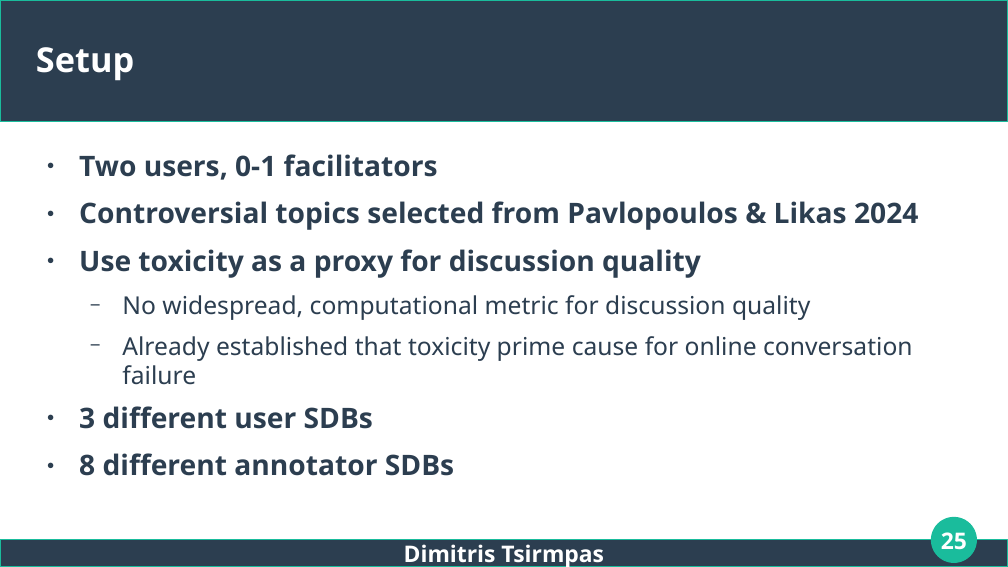
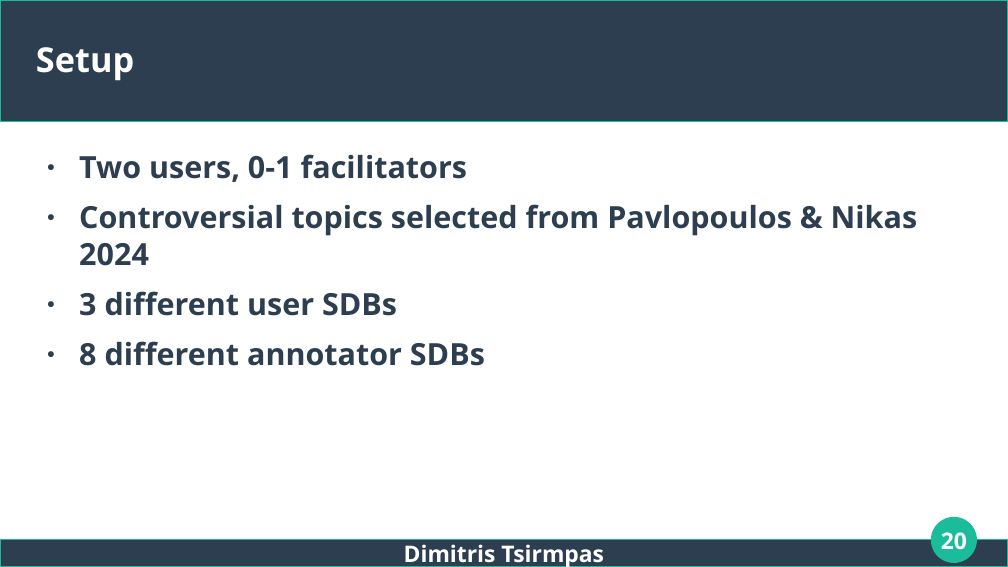
Before and after one commit to dimits-ts/llm_moderation_research, a slide deck: slide 20 of presentations/thesis.odp (slide 25 before the commit). Drawn at 1008x567 pixels with LibreOffice and Linux fonts; fonts in the diff are those of the drawing. Boxes give left, top, right and bottom in pixels: in the first picture for what was removed or moved away, otherwise in the second. Text is boxed around its words. In the diff, an @@ line names an element or a change of style, - is before the commit and + after.

```diff
--- a/presentations/thesis.odp
+++ b/presentations/thesis.odp
@@ text at (x1=79, y1=154, x2=485, y2=366): size 22.2 to 24 pt in "Two users, 0-1 facilitators", "3 different user SDBs", "8 different annotator SDBs" @@
@@ text at (x1=79, y1=204, x2=918, y2=266): text changed; size 19.4 to 24 pt; bold on @@
-● Controversial topics selected from Pavlopoulos & Likas 2024
-● Use toxicity as a proxy for discussion quality
-  − No widespread, computational metric for discussion quality
-  − Already established that toxicity prime cause for online conversation failure
+● Controversial topics selected from Pavlopoulos & Nikas 2024
@@ page number at (x1=941, y1=532, x2=967, y2=550): text changed @@
-25
+20
```
Also in this commit, not shown: 13 other slides changed, 1 slide added, 7 slides removed, 8 other files.
